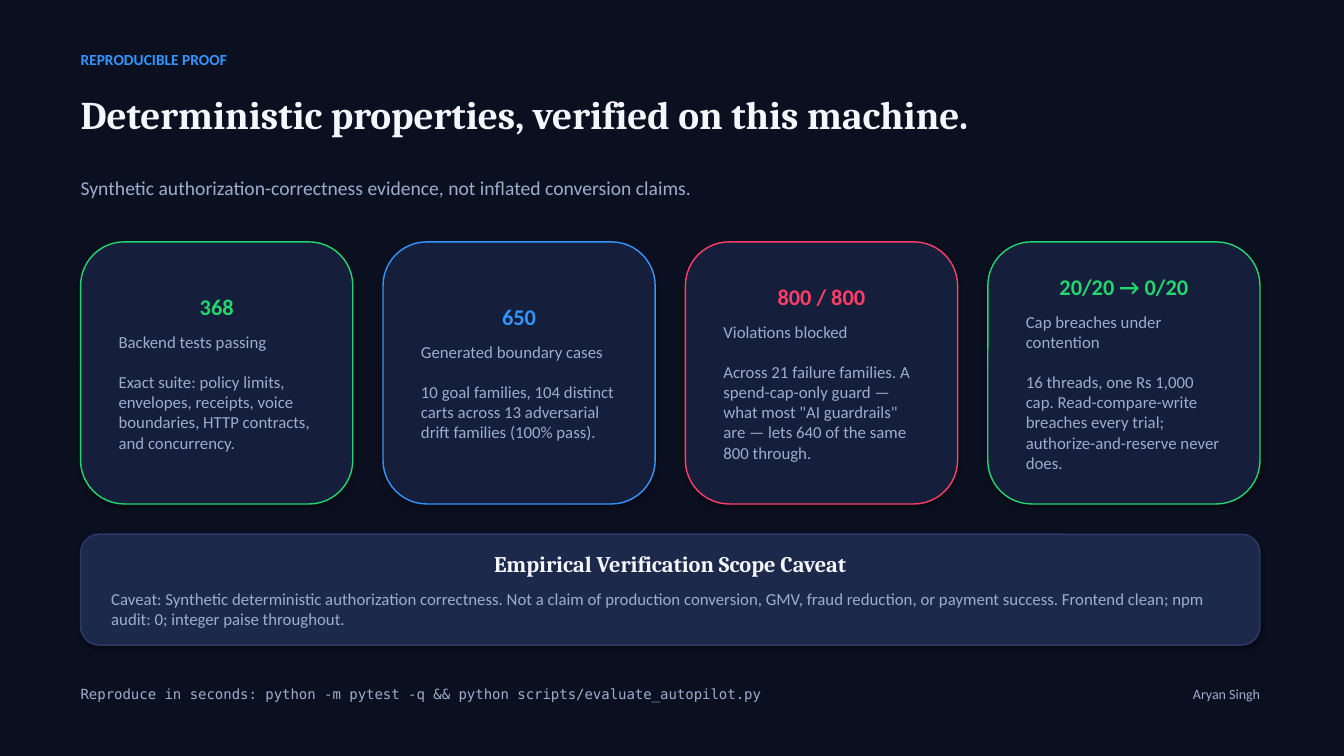
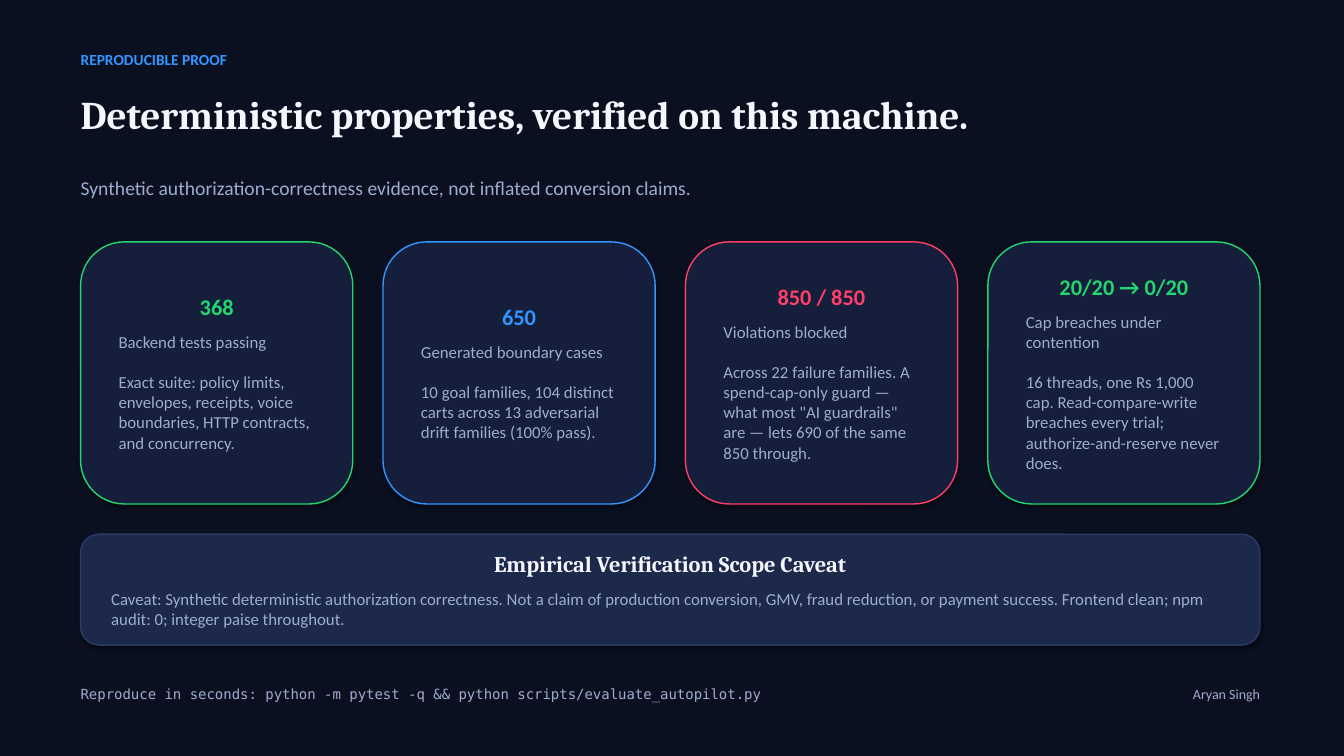
Before and after one commit to its-aryansingh/action-firewall, a slide deck: slide 8 of docs/Razorpay_Buildathon_Action_Firewall_Deck.pptx. Drawn at 1344x756 pixels with LibreOffice and Linux fonts; fonts in the diff are those of the drawing. Boxes give left, top, right and bottom in pixels: in the first picture for what was removed or moved away, otherwise in the second. Text is boxed around its words. In the diff, an @@ line names an element or a change of style, - is before the commit and + after.

```diff
--- a/docs/Razorpay_Buildathon_Action_Firewall_Deck.pptx
+++ b/docs/Razorpay_Buildathon_Action_Firewall_Deck.pptx
@@ text in rounded rectangle at bbox=[723, 289, 910, 462]: text changed @@
-800 / 800
-Violations blocked
-Across 21 failure families. A spend-cap-only guard — what most "AI guardrails" are — lets 640 of the same 800 through.
+850 / 850
+Violations blocked
+Across 22 failure families. A spend-cap-only guard — what most "AI guardrails" are — lets 690 of the same 850 through.
```
Also in this commit, not shown: 4 other files.
